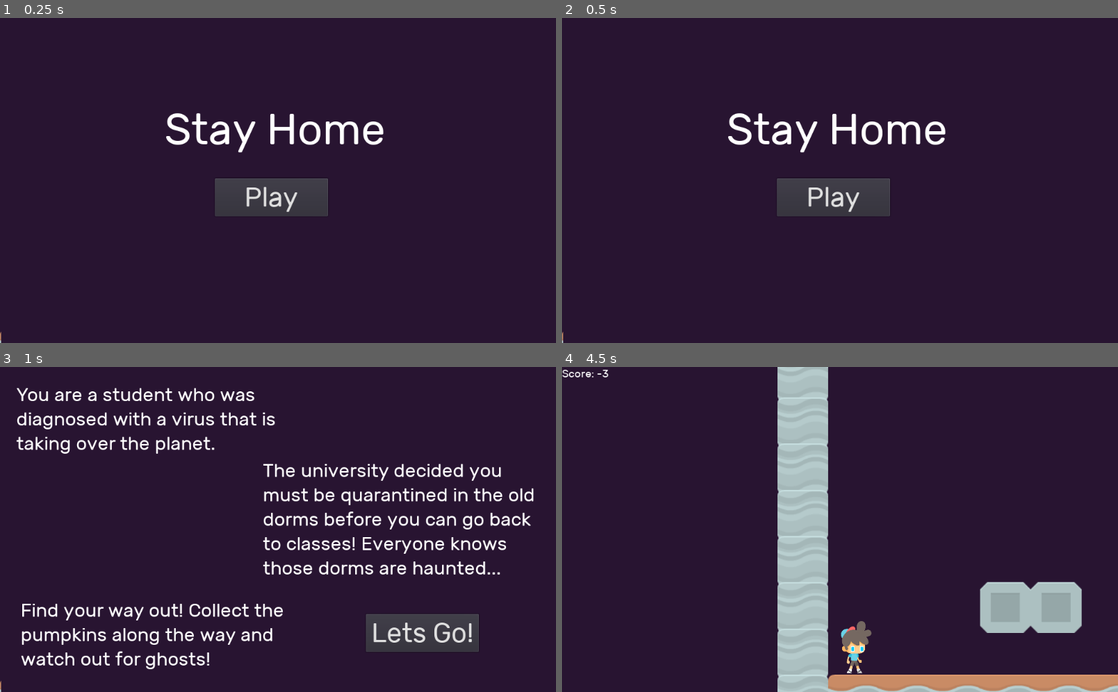
Above: before the commit, frames 1-4 (two rows, left to right).
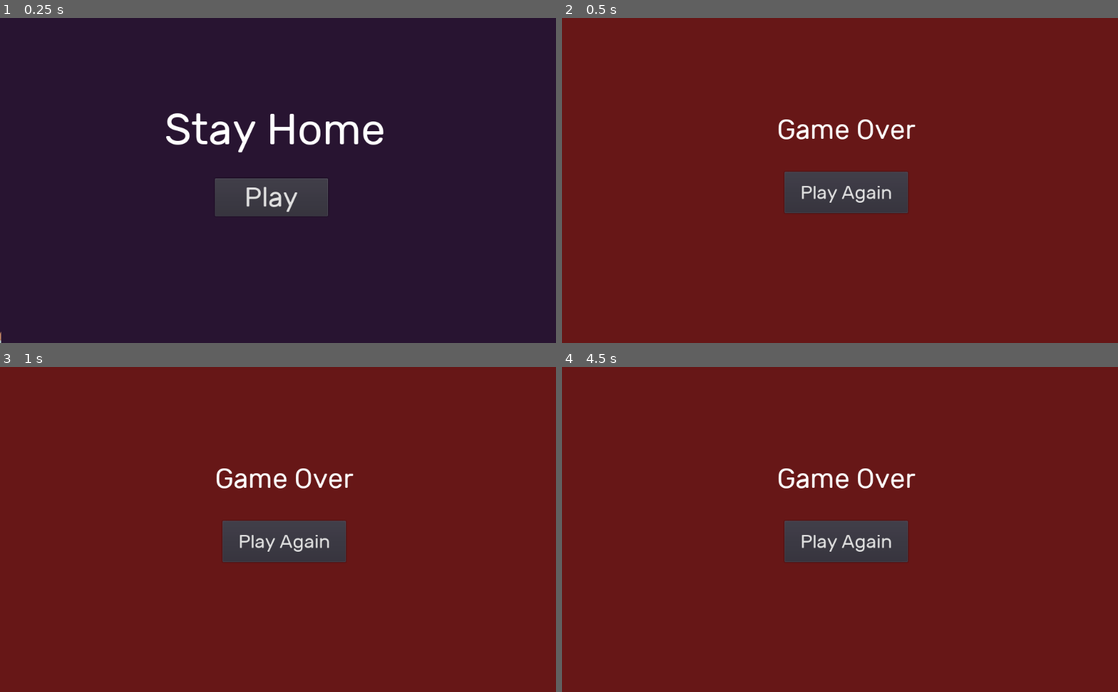
Above: after the commit, the same moments.

Repository: bsu-cs315/Stay-Home
Game: Godot game, scene res://src/Level.tscn
The game is run twice, just before and just after one commit, with the same random seed, the same clock (stepped at 60 frames per second) and the same inputs.
Inputs (mouse positions are in pixels of both pictures, inside the frame that each line leads up to):
- Up to frame 1 (0.25 s): no input
- Up to frame 2 (0.5 s): no input
- Up to frame 3 (1 s): click "Play" at 0.5 s
- Up to frame 4 (4.5 s): click (845, 542) at 1.25 s, where only the run after the commit has a clickable "Play Again"; click (845, 542) at 2 s, where only the run after the commit has a clickable "Play Again"; click (845, 542) at 2.75 s, where only the run after the commit has a clickable "Play Again"; click (834, 545) at 3.5 s, where only the run after the commit has a clickable "Play"; click (984, 633) at 4.25 s, where only the run before the commit has a clickable "Lets Go!"

Frame 1 is identical in both runs. In frame 2, 98% of the frame differs, in the area x 0-100%, y 0-100%; in frame 3, 100%; in frame 4, 100%.

Commit message:
Add game over screen

Diff:
--- /dev/null
+++ b/project/src/Button.gd
@@ -0,0 +1,4 @@
+extends RigidBody2D
+
+func _on_Button_body_entered(body):
+	get_parent().game_over()
--- a/project/src/Button.tscn
+++ b/project/src/Button.tscn
@@ -1,17 +1,22 @@
-[gd_scene load_steps=3 format=2]
+[gd_scene load_steps=4 format=2]
 
 [ext_resource path="res://assets/Level/platformIndustrial_053.png" type="Texture" id=1]
+[ext_resource path="res://src/Button.gd" type="Script" id=2]
 
 [sub_resource type="CapsuleShape2D" id=1]
-radius = 22.2834
-height = 4.00323
+radius = 17.234
+height = 0.0
 
 [node name="Button" type="RigidBody2D"]
+contacts_reported = 1
+contact_monitor = true
 sleeping = true
+script = ExtResource( 2 )
 
 [node name="Sprite" type="Sprite" parent="."]
 texture = ExtResource( 1 )
 
 [node name="CollisionShape2D" type="CollisionShape2D" parent="."]
-position = Vector2( 0.793701, 15.874 )
+position = Vector2( 0.793701, 9.57439 )
 shape = SubResource( 1 )
+[connection signal="body_entered" from="." to="." method="_on_Button_body_entered"]
--- /dev/null
+++ b/project/src/GameOverScreen.gd
@@ -0,0 +1,9 @@
+extends CanvasLayer
+
+func _on_Button_pressed():
+	get_tree().reload_current_scene()
+
+func show_game_over_screen():
+	$Background.show()
+	$GameOverText.show()
+	$PlayAgainButton.show()
--- /dev/null
+++ b/project/src/GameOverScreen.tscn
@@ -0,0 +1,51 @@
+[gd_scene load_steps=5 format=2]
+
+[ext_resource path="res://assets/Fonts/Rubik-Regular.ttf" type="DynamicFontData" id=1]
+[ext_resource path="res://src/GameOverScreen.gd" type="Script" id=2]
+
+[sub_resource type="DynamicFont" id=1]
+size = 50
+font_data = ExtResource( 1 )
+
+[sub_resource type="DynamicFont" id=2]
+size = 35
+font_data = ExtResource( 1 )
+
+[node name="GameOverScreen" type="CanvasLayer"]
+script = ExtResource( 2 )
+
+[node name="Background" type="ColorRect" parent="."]
+visible = false
+margin_left = -2.0
+margin_top = -4.0
+margin_right = 1026.0
+margin_bottom = 600.0
+color = Color( 0.403922, 0.0901961, 0.0901961, 1 )
+__meta__ = {
+"_edit_use_anchors_": false
+}
+
+[node name="GameOverText" type="Label" parent="."]
+visible = false
+margin_left = 396.0
+margin_top = 176.0
+margin_right = 651.0
+margin_bottom = 236.0
+custom_fonts/font = SubResource( 1 )
+text = "Game Over"
+__meta__ = {
+"_edit_use_anchors_": false
+}
+
+[node name="PlayAgainButton" type="Button" parent="."]
+visible = false
+margin_left = 410.0
+margin_top = 284.0
+margin_right = 637.0
+margin_bottom = 360.0
+custom_fonts/font = SubResource( 2 )
+text = "Play Again"
+__meta__ = {
+"_edit_use_anchors_": false
+}
+[connection signal="pressed" from="PlayAgainButton" to="." method="_on_Button_pressed"]
--- a/project/src/Level.gd
+++ b/project/src/Level.gd
@@ -9,3 +9,7 @@
 func new_game():
 	playing = true
 	get_node("Player").enable_camera()
+
+func game_over():
+	playing = false
+	get_node("Player/Camera/GameOverScreen").show_game_over_screen()
--- a/project/src/Level.tscn
+++ b/project/src/Level.tscn
@@ -173,13 +173,13 @@
 }
 
 [node name="Player" parent="." instance=ExtResource( 2 )]
-position = Vector2( 16.39, 525.044 )
+position = Vector2( 257.253, -937.51 )
 
 [node name="TileMap" type="TileMap" parent="."]
 tile_set = SubResource( 7 )
 cell_size = Vector2( 70, 64 )
 format = 1
-tile_data = PoolIntArray( -1441772, 3, 0, -1441771, 3, 0, -1 …(812 unchanged characters)… , -1114112, 3, 0, -1114111, 3, 0, -1114110, 3, 0, -1114109, 3, 0, -1114108, 3, 0, -1114107, 3, 0, -1114106, 3, 0, -1114105, 3, 0, -1114104, 3, 0, -1114103, 3, 0, -1114102, 3, 0,  …(3775 unchanged characters)…
+tile_data = PoolIntArray( -1441772, 3, 0, -1441771, 3, 0, -1 …(812 unchanged characters)… , -1114112, 3, 0, -1114111, 3, 0, -1114108, 3, 0, -1114107, 3, 0, -1114106, 3, 0, -1114103, 3, 0, -1114102, 3, 0,  …(3775 unchanged characters)…
 
 [node name="Ghost" parent="." instance=ExtResource( 6 )]
 position = Vector2( 1294.27, 518.603 )
@@ -207,7 +207,7 @@
 
 [node name="Music" type="AudioStreamPlayer" parent="."]
 stream = ExtResource( 10 )
-volume_db = -15.096
+volume_db = -20.145
 autoplay = true
 
 [node name="Ghost6" parent="." instance=ExtResource( 6 )]
--- a/project/src/Player.gd
+++ b/project/src/Player.gd
@@ -1,10 +1,10 @@
 extends KinematicBody2D
 
-const RUN_SPEED := 200
-const JUMP_SPEED := -600
-const GRAVITY := 1200
+const RUN_SPEED :int = 200
+const JUMP_SPEED : int = -600
+const GRAVITY : int = 1200
 var velocity := Vector2()
-var jumping := false
+var jumping : bool = false
 
 func get_input():
 	velocity.x = 0
--- a/project/src/Player.tscn
+++ b/project/src/Player.tscn
@@ -32,6 +32,7 @@
 [ext_resource path="res://assets/Player/walk_15.png" type="Texture" id=30]
 [ext_resource path="res://assets/Sounds/jump.wav" type="AudioStream" id=31]
 [ext_resource path="res://src/UI.tscn" type="PackedScene" id=32]
+[ext_resource path="res://src/GameOverScreen.tscn" type="PackedScene" id=33]
 [ext_resource path="res://assets/Player/idle_1.png" type="Texture" id=41]
 [ext_resource path="res://assets/Player/dead_14.png" type="Texture" id=46]
 [ext_resource path="res://assets/Player/dead_15.png" type="Texture" id=47]
@@ -122,6 +123,8 @@
 
 [node name="UI" parent="Camera" instance=ExtResource( 32 )]
 
+[node name="GameOverScreen" parent="Camera" instance=ExtResource( 33 )]
+
 [node name="JumpTimer" type="Timer" parent="."]
 one_shot = true
 
--- a/project/src/TitleScreen.gd
+++ b/project/src/TitleScreen.gd
@@ -14,7 +14,6 @@
 	$IntroText3.show()
 	$ExitIntroButton.show()
 
-
 func _on_ExitIntroButton_pressed():
 	$IntroText1.hide()
 	$IntroText2.hide()
Not shown: 1 places in project/src/Player.tscn that only renumber resources
